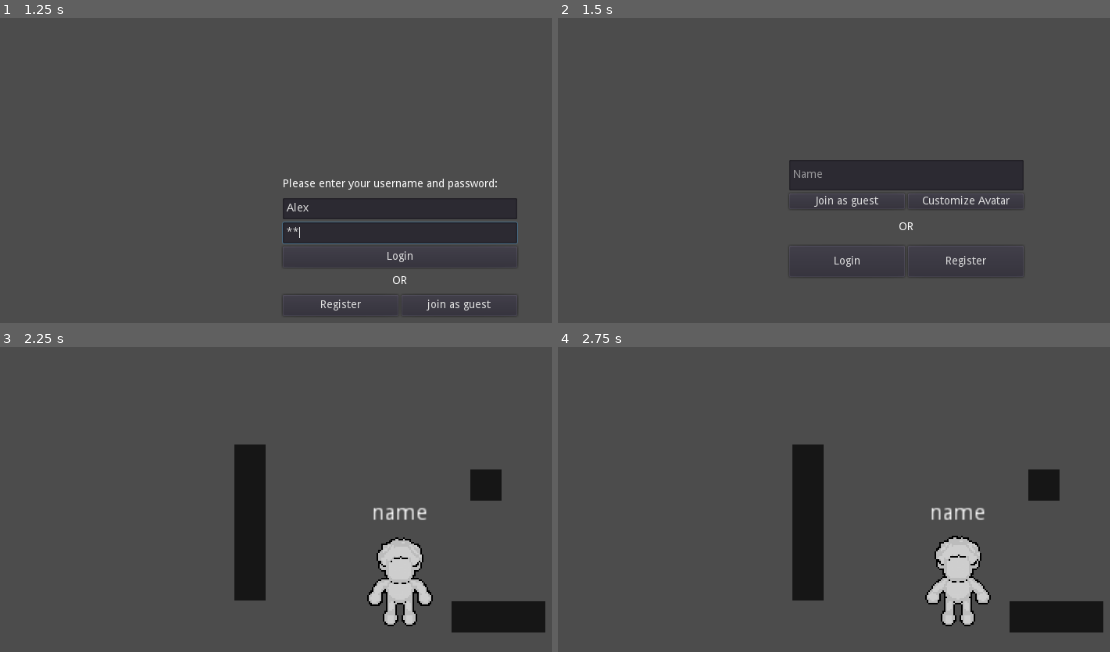
Above: before the commit, frames 1-4 (two rows, left to right).
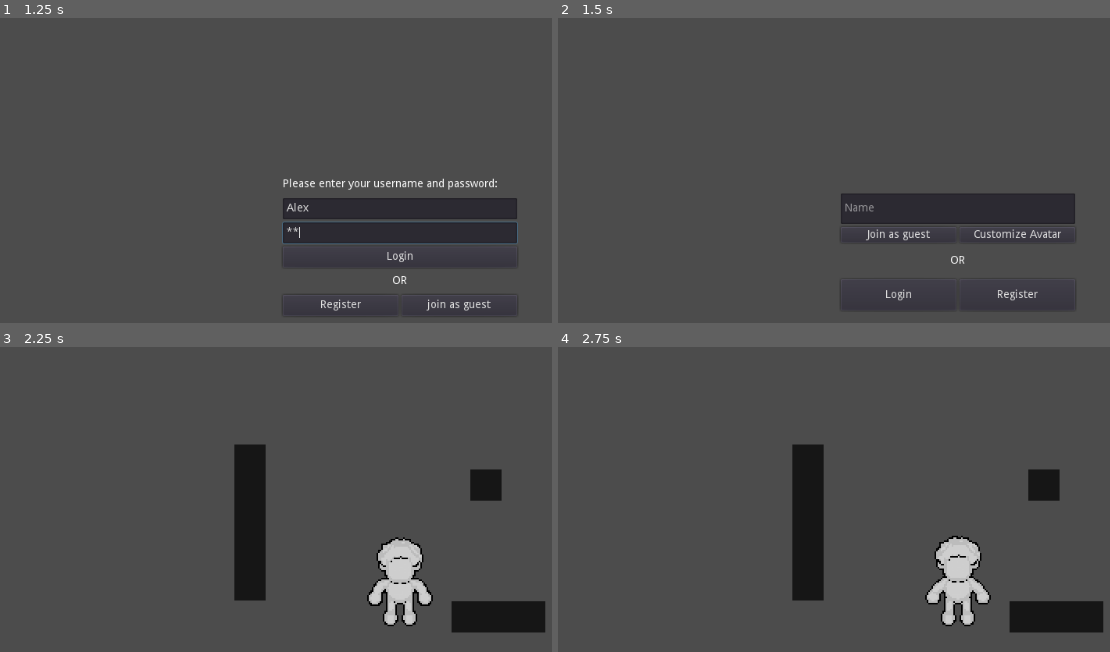
Above: after the commit, the same moments.

Repository: MinisX/Collaboration-Space
Game: Godot game, scene res://login/LoginScreen.tscn
The game is run twice, just before and just after one commit, with the same random seed, the same clock (stepped at 60 frames per second) and the same inputs. The engine's default icon, where the game draws it, is replaced by a stand-in: a white triangle on a blue panel in a dark square.
Inputs (mouse positions are in pixels of both pictures, inside the frame that each line leads up to):
- Up to frame 1 (1.25 s): click (397, 210) at 0.52 s; type "Alex" at 0.6 s; click (397, 231) at 0.75 s; type "12" at 0.83 s
- Up to frame 2 (1.5 s): click "join as guest" at 1.25 s
- Up to frame 3 (2.25 s): click "Join as guest" at 2 s
- Up to frame 4 (2.75 s): no input

Frame 1 is identical in both runs. In frame 2, 7.8% of the frame differs, in the area x 41-94%, y 46-93%; in frame 3, 0.2%; in frame 4, 0.2%.

Commit message:
Some fixes and design changes in customization UI

Diff:
--- a/Main Project/EnteringScene.gd
+++ b/Main Project/EnteringScene.gd
@@ -7,7 +7,6 @@
 onready var RegisterButton: Button = $MarginContainer/VBoxContainer/HBoxContainer/RegisterButton
 onready var participant_name_input: LineEdit = $MarginContainer/VBoxContainer/ParticipantName
 onready var back_button: Button = $CustomizeUI_Container/HBoxContainer/BackButton
-onready var color_picker: ColorPicker = $CustomizeUI_Container/HBoxContainer/ColorPicker
 onready var avatar = $CustomizeUI_Container/HBoxContainer/Avatar
 
 func _ready() -> void:
@@ -17,20 +16,15 @@
 	LoginButton.connect("pressed", self, "_on_LoginButton_pressed")
 	RegisterButton.connect("pressed", self, "_on_RegisterButton_pressed")
 	back_button.connect("pressed", self, "_on_back_button_pressed")
-	color_picker.connect("color_changed", self, "_on_color_value_changed")
 
 # Called when join button is pressed
 func _on_join_pressed() -> void:
-	Meeting.participant_data["name"] = participant_name_input.text
+	Meeting.participant_data["Name"] = participant_name_input.text
 	get_tree().change_scene("res://MeetingSpace.tscn")
 
 func _on_customize_pressed() -> void:
 	$MarginContainer.hide()
 	$CustomizeUI_Container.show()
-
-func _on_color_value_changed(color) -> void:
-	Meeting.participant_data["color"] = color
-	avatar.set_body_color(color)
 
 func _on_back_button_pressed() -> void:
 	$MarginContainer.show()
--- a/Main Project/EnteringScene.tscn
+++ b/Main Project/EnteringScene.tscn
@@ -4,12 +4,14 @@
 [ext_resource path="res://Avatar.tscn" type="PackedScene" id=2]
 
 [node name="EnteringScene" type="Control"]
-anchor_right = 1.0
-anchor_bottom = 1.0
-margin_left = -66.0
-margin_top = -43.0
-margin_right = -66.0
-margin_bottom = -43.0
+anchor_left = 0.5
+anchor_top = 0.5
+anchor_right = 0.5
+anchor_bottom = 0.5
+margin_left = -512.0
+margin_top = -300.0
+margin_right = 512.0
+margin_bottom = 300.0
 script = ExtResource( 1 )
 
 [node name="MarginContainer" type="MarginContainer" parent="."]
@@ -116,12 +118,5 @@
 size_flags_vertical = 0
 text = "Back"
 
-[node name="ColorPicker" type="ColorPicker" parent="CustomizeUI_Container/HBoxContainer"]
-margin_left = 82.0
-margin_top = 8.0
-margin_right = 390.0
-margin_bottom = 508.0
-
 [node name="Avatar" parent="CustomizeUI_Container/HBoxContainer" instance=ExtResource( 2 )]
-position = Vector2( 715, 180 )
-scale = Vector2( 4, 4 )
+position = Vector2( 350, 204 )
